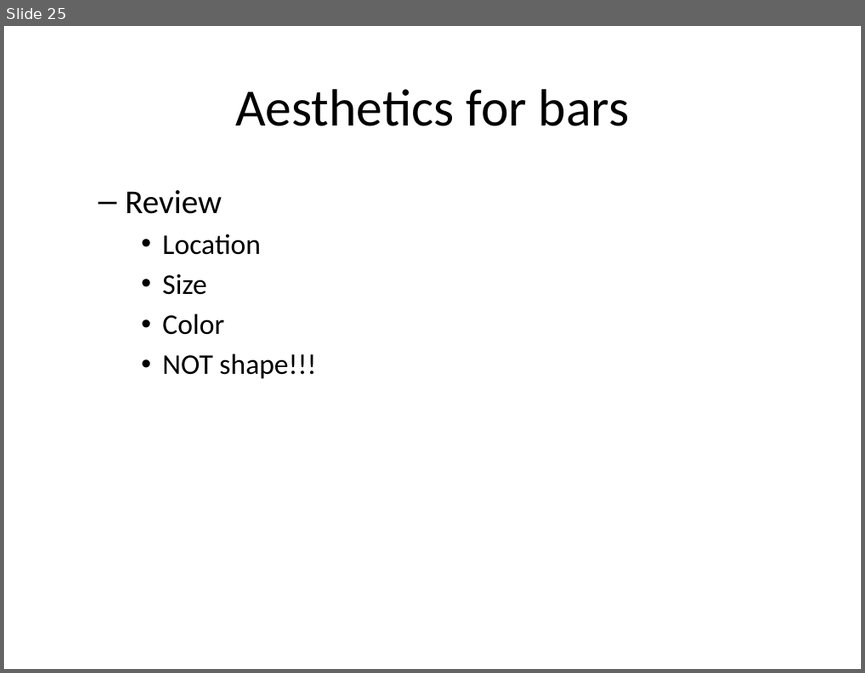
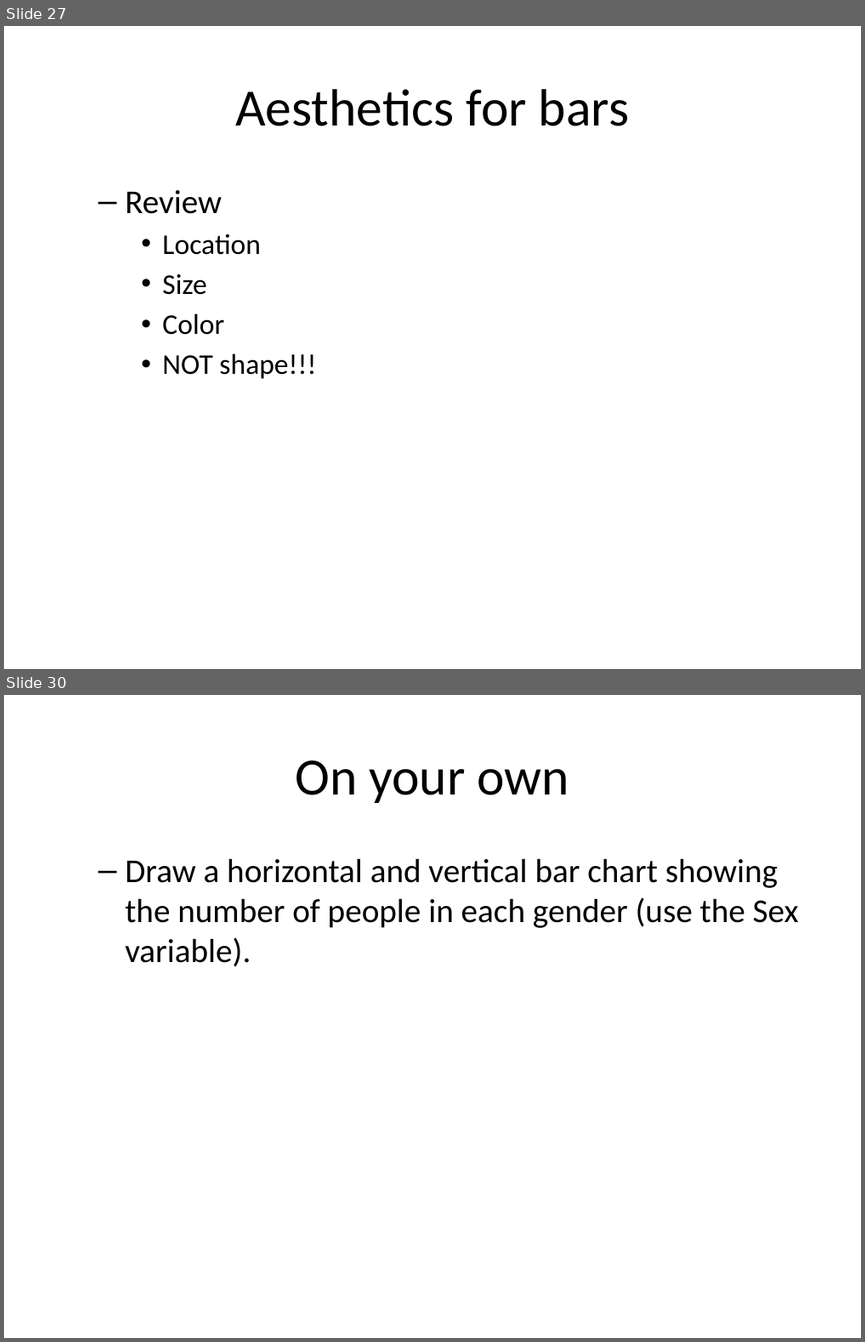
Before and after one commit to pmean/data-visualization, a slide deck: src/data-visualization-02-bars.pptx. Shown one above the other, each under a label of ours: slide 25 before the commit, slides 27 and 30 after it; the slides between them are not shown. The pictures are 865x673 and 865x1342 pixels, drawn with LibreOffice and Linux fonts; fonts in the diff are those of the drawing. Boxes give left, top, right and bottom in pixels: in the first picture for what was removed or moved away, otherwise in the second. Text is boxed around its words. In the diff, an @@ line names an element or a change of style, - is before the commit and + after.

```diff
--- a/src/data-visualization-02-bars.pptx
+++ b/src/data-visualization-02-bars.pptx
@@ slide 30 added at bbox=[4, 695, 861, 1338], background #FFFFFF @@
@@ title added at bbox=[295, 760, 570, 803], 44 pt, text #000000 @@
+On your own
@@ text added at bbox=[125, 858, 799, 967], 28 pt, text #000000 @@
+  – Draw a horizontal and vertical bar chart showing the number of people in each gender (use the Sex variable).
@@ what was slide 25 is now slide 27 @@
```
Also in this commit, not shown: 2 slides changed, 32 other slides added, 13 other files.
